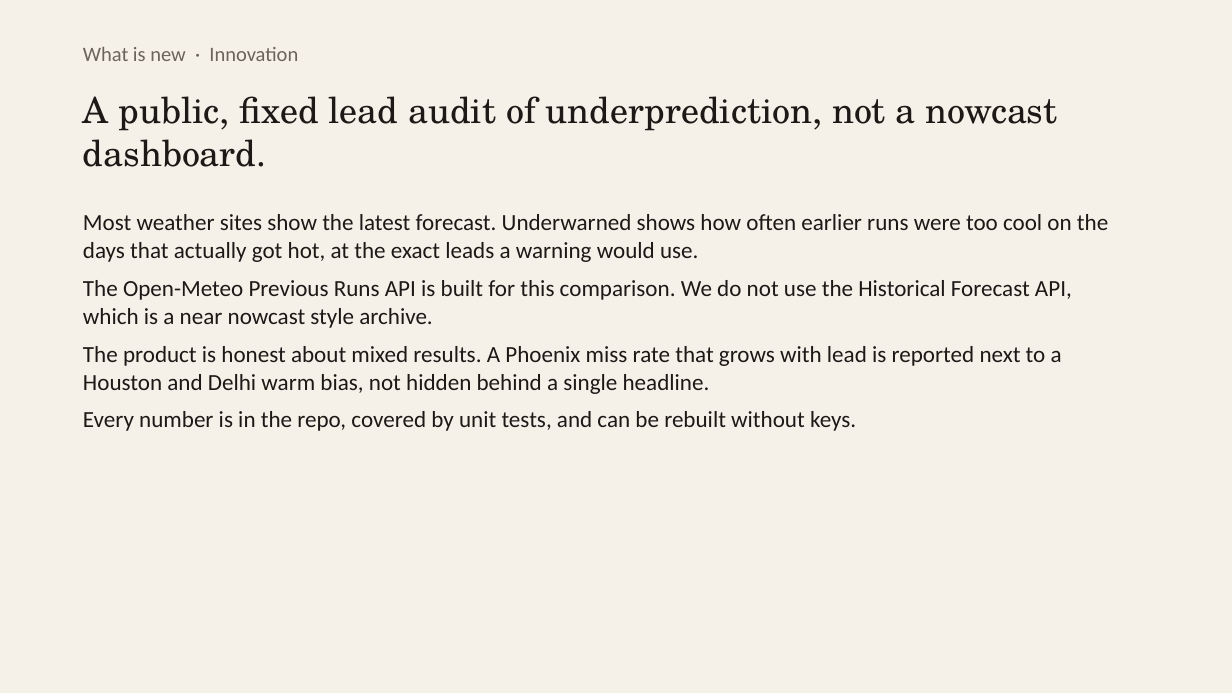
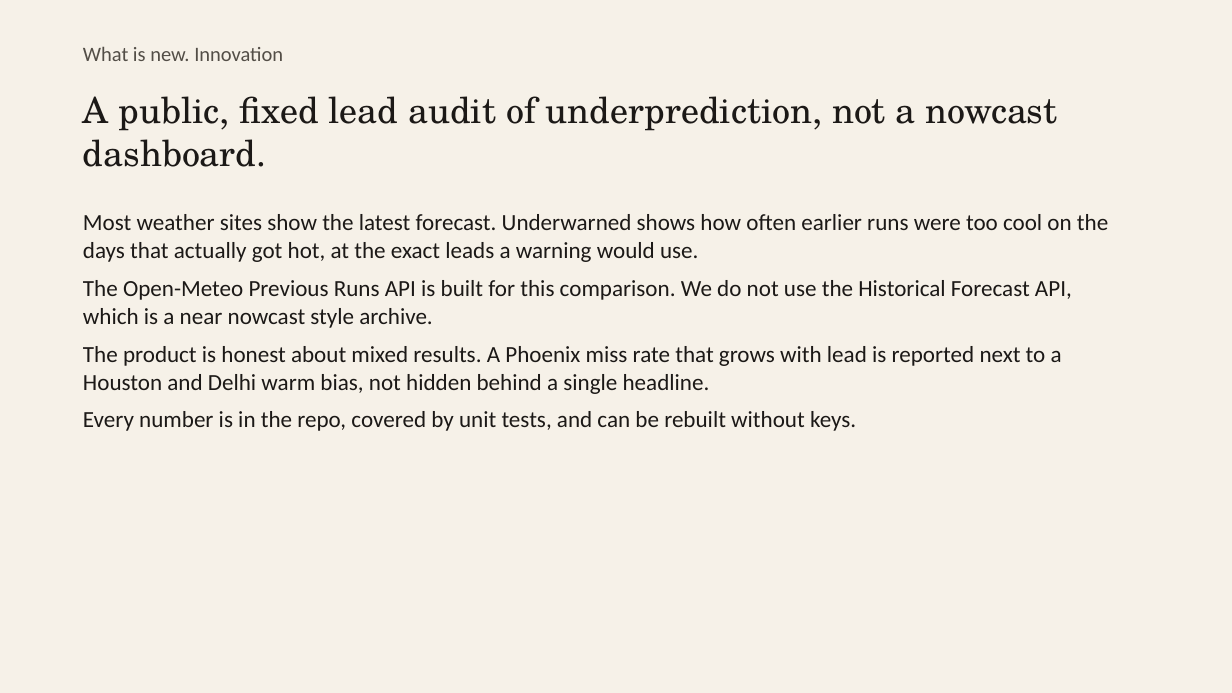
Before and after one commit to henrysammarfo/underwarned, a slide deck: slide 7 of docs/Underwarned-DATANOVA-deck.pptx. Drawn at 1232x693 pixels with LibreOffice and Linux fonts; fonts in the diff are those of the drawing. Boxes give left, top, right and bottom in pixels: in the first picture for what was removed or moved away, otherwise in the second. Text is boxed around its words. In the diff, an @@ line names an element or a change of style, - is before the commit and + after.

```diff
--- a/docs/Underwarned-DATANOVA-deck.pptx
+++ b/docs/Underwarned-DATANOVA-deck.pptx
@@ text at (83,46,283,61): text changed; text colour #6B645C to #534E47 @@
-What is new · Innovation
+What is new. Innovation
```
Also in this commit, not shown: 9 other slides changed, 22 other files.
